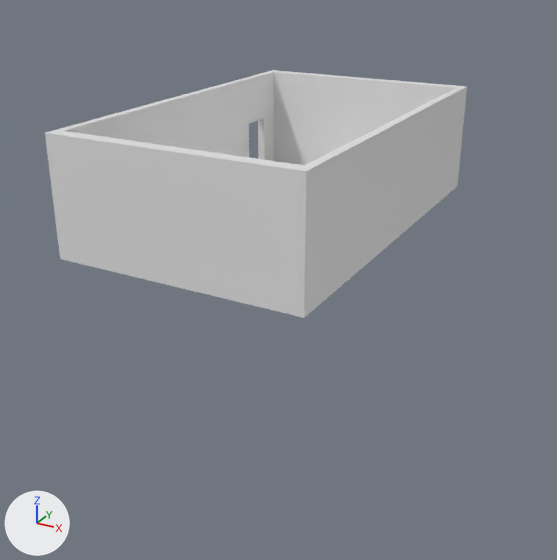
Renders of the Blender file Assets/Models/mainRoom.blend from each side of a commit.
Rendered twice from a 50 mm lens placed at (64.5, -119.7, 46.9), pointed at (14.7, -29.1, 1.6). The axes (+X, +Y, +Z) are drawn at lower left. The lights are the same throughout.

Before the edit, the objects in view are built like this:
```python
me_cube = bpy.data.meshes.new('Cube')
me_cube.from_pydata(...)  # 20 vertices, 18 faces; spans x -22.1..22.1, y -35.3..35.3, z -0.1..20.4
me_cube.materials.append(mat_material)  # white #e7e7e7
me_cube_001 = bpy.data.meshes.new('Cube.001')
me_cube_001.from_pydata(...)  # a box spanning x -1.0..1.0, y -1.0..1.0, z -1.0..1.0
ob_cube = bpy.data.objects.new('Cube', me_cube)
ob_cube.location = (0.0, 0.0, 0.0)
_m = ob_cube.modifiers.new('Boolean', 'BOOLEAN')
_m.object = ob_cube_001
ob_cube_001 = bpy.data.objects.new('Cube.001', me_cube_001)
ob_cube_001.location = (-21.42, 25.15, 5.241)
ob_cube_001.scale = (2.27, 3.24, 5.82)
ob_cube_001.hide_set(True)  # wire or fog, not drawn
```
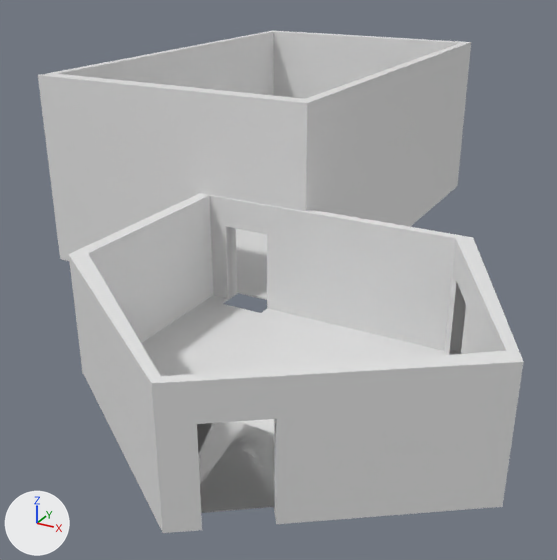
Commit message: update hallway model

Pixel boxes [x1, y1, x2, y2] of what changed, in the pictures (557 x 560 px; the box of a moved part takes in the faces that stretch with it):
'hallway', added
    after: [69, 193, 523, 533]
'Cube', mesh rescaled, modifiers changed (8% taller)
    before: [45, 70, 467, 318]
    after: [38, 31, 471, 300]
part 1 of me_cube, moved or reshaped
    before: [45, 70, 467, 316]
    after: [38, 31, 471, 260]

Edits to the bpy script that builds the scene:
```text
Change me_cube:
    where me_cube.from_pydata(...)  # 20 vertices, 18 faces; spans x -22.1..22.1, y -35.3..35.3, z -0.1..20.4
    used by ob_cube; location = (0.0, 0.0, 0.0)
    me_cube part 1: the whole mesh is scaled about the mesh origin by (1, 1, 1.42)
Add me_cube_003:
    me_cube_003.from_pydata(...)  # 48 vertices, 46 faces; spans x -1.0..1.6, y -2.3..1.0, z -1.0..113.5
Change ob_cube:
    add _m = ob_cube.modifiers.new('Boolean.001', 'BOOLEAN')
    add _m.object = ob_doorout
Add ob_doorout:
    ob_doorout = bpy.data.objects.new('doorOut', me_cube_001.copy())  # the mesh of ob_cube_001
    ob_doorout.location = (13.2, -34.95, 5.241)
    ob_doorout.rotation_euler = (0.0, 0.0, -1.571)  # degrees (0, 0, -90)
    ob_doorout.scale = (2.27, 3.24, 5.82)
    ob_doorout.hide_set(True)  # wire or fog, not drawn
Add ob_hallway:
    ob_hallway = bpy.data.objects.new('hallway', me_cube_003)
    ob_hallway.location = (24.7, -47.7, 0.0)
    ob_hallway.scale = (18.9, 13.4, 0.133)
    _m = ob_hallway.modifiers.new('Boolean', 'BOOLEAN')
    _m.object = ob_doorout
    _m = ob_hallway.modifiers.new('Boolean.001', 'BOOLEAN')
    _m.object = ob_doortonew
    _m.solver = 'FLOAT'
    _m = ob_hallway.modifiers.new('Boolean.002', 'BOOLEAN')
    _m.object = ob_doorexit
    _m.solver = 'FLOAT'
Add ob_doortonew:
    ob_doortonew = bpy.data.objects.new('doorToNew', me_cube_001.copy())  # the mesh of ob_cube_001
    ob_doortonew.location = (35.98, -74.78, 5.241)
    ob_doortonew.rotation_euler = (0.0, 0.0, -0.943)  # degrees (0, 0, -54)
    ob_doortonew.scale = (2.27, 3.24, 5.82)
    ob_doortonew.hide_set(True)  # wire or fog, not drawn
Add ob_doorexit:
    ob_doorexit = bpy.data.objects.new('doorExit', me_cube_001.copy())  # the mesh of ob_cube_001
    ob_doorexit.location = (45.13, -40.95, 5.241)
    ob_doorexit.rotation_euler = (0.0, 0.0, -2.724)  # degrees (0, 0, -156)
    ob_doorexit.scale = (2.27, 3.24, 5.82)
    ob_doorexit.hide_set(True)  # wire or fog, not drawn
```
